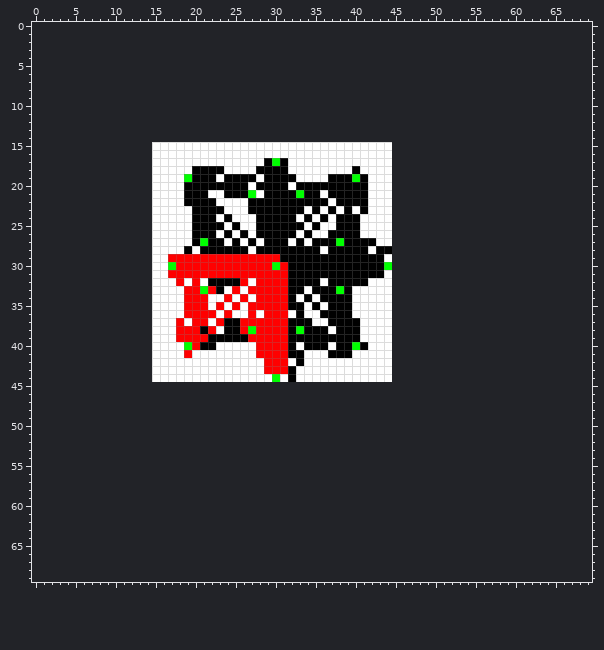
One commit to this sprite sheet: output_test_path.png. Above: the version before the commit.
The file is 30x30 pixels. The old version is drawn lined up with the new one, on the new canvas.
After the commit:
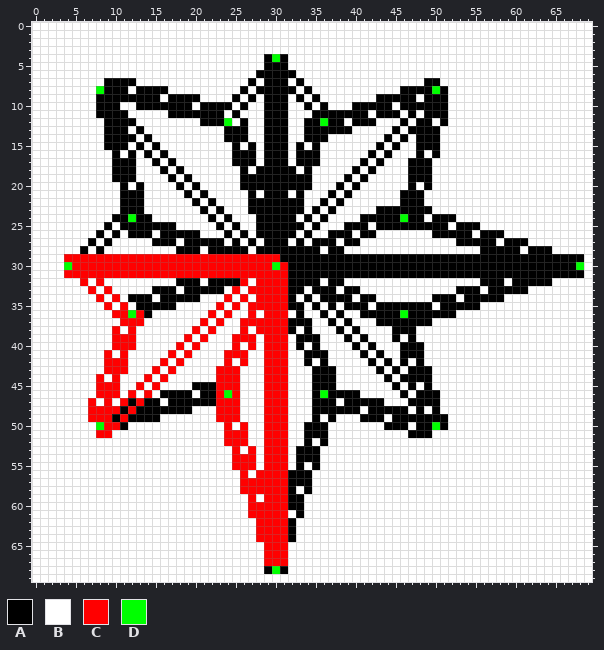
Palette (. is transparent): A #000000  B #ffffff  C #ff0000  D #00ff00
What changed:
canvas 30x30 -> 70x70, the old top-left corner now at 15,15
Changed rows in their new state; - is an unchanged pixel.
first column x 0:
 0 BBBBBBBBBBBBBBBBBBBBBBBBBBBBBBBBBBBBBBBBBBBBBBBBBBBBBBBBBBBBBBBBBBBBBB
 1 BBBBBBBBBBBBBBBBBBBBBBBBBBBBBBBBBBBBBBBBBBBBBBBBBBBBBBBBBBBBBBBBBBBBBB
 2 BBBBBBBBBBBBBBBBBBBBBBBBBBBBBBBBBBBBBBBBBBBBBBBBBBBBBBBBBBBBBBBBBBBBBB
 3 BBBBBBBBBBBBBBBBBBBBBBBBBBBBBBBBBBBBBBBBBBBBBBBBBBBBBBBBBBBBBBBBBBBBBB
 4 BBBBBBBBBBBBBBBBBBBBBBBBBBBBBADABBBBBBBBBBBBBBBBBBBBBBBBBBBBBBBBBBBBBB
 5 BBBBBBBBBBBBBBBBBBBBBBBBBBBBBAAABBBBBBBBBBBBBBBBBBBBBBBBBBBBBBBBBBBBBB
 6 BBBBBBBBBBBBBBBBBBBBBBBBBBBBAAAAABBBBBBBBBBBBBBBBBBBBBBBBBBBBBBBBBBBBB
 7 BBBBBBBBBAAAABBBBBBBBBBBBBBABAAABABBBBBBBBBBBBBBBAABBBBBBBBBBBBBBBBBBB
 8 BBBBBBBBDAAABAAAABBBBBBBBBABAAAAABABBBBBBBBBBBAAAADABBBBBBBBBBBBBBBBBB
 9 BBBBBBBBAAAAAAAABAAAABBBBABABAAABABABBBBBBBAAAAABAAABBBBBBBBBBBBBBBBBB
10 BBBBBBBBAAABBAAAAAAABAAAABABBAAABBABABBBAAAAABAAAAAABBBBBBBBBBBBBBBBBB
11 BBBBBBBBAAAABBBBBAAAAAAABABBBAAABBBAAAAAAABAAABABAAABBBBBBBBBBBBBBBBBB
12 BBBBBBBBBAAAABBBBBBBBAAADBABBAAABBAADAABAAABBBABAABABBBBBBBBBBBBBBBBBB
13 BBBBBBBBBAAABABBBBBBBBBBAAABBAAABBAAAAAABBBBBABAAAABBBBBBBBBBBBBBBBBBB
14 BBBBBBBBBAAAABABBBBBBBBBAAABBAAABBAAABBBBBBBABABAAABBBBBBBBBBBBBBBBBBB
15 BBBBBBBBBAAABABA---------A-A-AAA-A-A-------A-ABBAAABBBBBBBBBBBBBBBBBBB
16 BBBBBBBBBBABABA-A--------AAA-AAA-AAA------A-ABBBABABBBBBBBBBBBBBBBBBBB
17 BBBBBBBBBBAAABBA-A-------AAA--A--AAA-----A-A-BBAAABBBBBBBBBBBBBBBBBBBB
18 BBBBBBBBBBAAABB-A-A-BBBB--A-----A-A-------A--BBAAABBBBBBBBBBBBBBBBBBBB
19 BBBBBBBBBBAAABB--A-ABBB-BB--A----AA--BB-B----BBAAABBBBBBBBBBBBBBBBBBBB
20 BBBBBBBBBBBABAB---AB-BBBBB-A----A--BBB-B-B---BBABABBBBBBBBBBBBBBBBBBBB
21 BBBBBBBBBBBAAAB-----B---BBBA----BABB--B-BB---BAAABBBBBBBBBBBBBBBBBBBBB
22 BBBBBBBBBBBAAAB----B-B------------BB---BBB---BAAABBBBBBBBBBBBBBBBBBBBB
23 BBBBBBBBBBBAAAB-----B-B----------------B-B-AAAAAAABBBBBBBBBBBBBBBBBBBB
24 BBBBBBBBBBAADAA-----BB----------------BBBAAAAADAABAAABBBBBBBBBBBBBBBBB
25 BBBBBBBBBABAAAAAAA--BBB---------------B--A-AAAAAAAAABAAABBBBBBBBBBBBBB
26 BBBBBBBBABABAAA-AAAA-BB-----------------BAA--BBBBBAAAAABAAABBBBBBBBBBB
27 BBBBBBBABABBBBBAAA-A-A----------------B--BB--BBBBBBBBAAAAABAAABBBBBBBB
28 BBBBBBABABBBBBB---A-AB-----------------BBB-BBBBBBBBBBBBBAAAAABAAABBBBB
29 BBBBCCCCCCCCCCCCC---------------------------AAAAAAAAAAAAAAAAAAAAAAAAAB
30 BBBBDCCCCCCCCCCCCC--------------------------AAAAAAAAAAAAAAAAAAAAAAAADB
31 BBBBCCCCCCCCCCCCC---------------------------AAAAAAAAAAAAAAAAAAAAAAAAAB
32 BBBBBBCBCBBBBBB---AAA------------------BBB---BBBBBBBBBBBAAABAAAAABBBBB
33 BBBBBBBCBCBBBBBAAA-AAAA---------------B-A----BBBBBBBBAAABAAAAABBBBBBBB
34 BBBBBBBBCBCBAAA-AAAAAB-------------------AA--BBBBBAAABAAAAABBBBBBBBBBB
35 BBBBBBBBBCBCBAAAAA-BBB----------------B-AA-AAAAAAABAAAAABBBBBBBBBBBBBB
36 BBBBBBBBBBCCDCA----BBB---------------B-B-AAAAADAAAAAABBBBBBBBBBBBBBBBB
37 BBBBBBBBBBBCCCB---B-B---BB------------B-B--AAAAAAABBBBBBBBBBBBBBBBBBBB
38 BBBBBBBBBBCBCBB---BB-B--BB-B-----B-BB--B-----AAABBBBBBBBBBBBBBBBBBBBBB
39 BBBBBBBBBBCCCBB---B-B-BBBCC-B---B---BBB-BA---ABABBBBBBBBBBBBBBBBBBBBBB
40 BBBBBBBBBBCCCBB---CB-BB--C-CB---BAB-B-BBABA--BAAABBBBBBBBBBBBBBBBBBBBB
41 BBBBBBBBBCBCBBB--C------CCC-B---BBAAABBB-A-A-BAAABBBBBBBBBBBBBBBBBBBBB
42 BBBBBBBBBCCCBBB-C-C-----C-C------BA-A-----A-ABABABBBBBBBBBBBBBBBBBBBBB
43 BBBBBBBBBCCCBBBC-C-----CCC------B--AAA-----A-ABAAABBBBBBBBBBBBBBBBBBBB
44 BBBBBBBBCBCBBBC-C------CCC---CCCB--AAA------ABAAAABBBBBBBBBBBBBBBBBBBB
45 BBBBBBBBCCCBBCBCBBBBAAACCCBBBCCCBBBAAABBBBBBBABABABBBBBBBBBBBBBBBBBBBB
46 BBBBBBBBCCCBCBCBAAAABAACDCBBBCCCBBBADAAAABBBBBABAAABBBBBBBBBBBBBBBBBBB
47 BBBBBBBCBCBCACAABAAAAAACCCBBBCCCBBBAAABAAAAABBBAAAABBBBBBBBBBBBBBBBBBB
48 BBBBBBBCCCCACAAAAAAABBBCCCBBBCCCBBBAAAAAABAAAAABABABBBBBBBBBBBBBBBBBBB
49 BBBBBBBCCCACAAAABBBBBBBCCCBBBCCCBBBABABBBAAABAAAAAAABBBBBBBBBBBBBBBBBB
50 BBBBBBBBDCCABBBBBBBBBBBBCBCBBCCCBBAAABBBBBBBAAABAADABBBBBBBBBBBBBBBBBB
51 BBBBBBBBCCBBBBBBBBBBBBBBCCCBBCCCBBAAABBBBBBBBBBAAABBBBBBBBBBBBBBBBBBBB
52 BBBBBBBBBBBBBBBBBBBBBBBBCCCBBCCCBBABABBBBBBBBBBBBBBBBBBBBBBBBBBBBBBBBB
53 BBBBBBBBBBBBBBBBBBBBBBBBBCBCBCCCBAAABBBBBBBBBBBBBBBBBBBBBBBBBBBBBBBBBB
54 BBBBBBBBBBBBBBBBBBBBBBBBBCCCBCCCBAAABBBBBBBBBBBBBBBBBBBBBBBBBBBBBBBBBB
55 BBBBBBBBBBBBBBBBBBBBBBBBBCCCBCCCBABABBBBBBBBBBBBBBBBBBBBBBBBBBBBBBBBBB
56 BBBBBBBBBBBBBBBBBBBBBBBBBBCBCCCCAAABBBBBBBBBBBBBBBBBBBBBBBBBBBBBBBBBBB
57 BBBBBBBBBBBBBBBBBBBBBBBBBBCCCCCCAAABBBBBBBBBBBBBBBBBBBBBBBBBBBBBBBBBBB
58 BBBBBBBBBBBBBBBBBBBBBBBBBBCCCCCCABABBBBBBBBBBBBBBBBBBBBBBBBBBBBBBBBBBB
59 BBBBBBBBBBBBBBBBBBBBBBBBBBBCBCCCAABBBBBBBBBBBBBBBBBBBBBBBBBBBBBBBBBBBB
60 BBBBBBBBBBBBBBBBBBBBBBBBBBBCCCCCAABBBBBBBBBBBBBBBBBBBBBBBBBBBBBBBBBBBB
61 BBBBBBBBBBBBBBBBBBBBBBBBBBBCCCCCBABBBBBBBBBBBBBBBBBBBBBBBBBBBBBBBBBBBB
62 BBBBBBBBBBBBBBBBBBBBBBBBBBBBCCCCABBBBBBBBBBBBBBBBBBBBBBBBBBBBBBBBBBBBB
63 BBBBBBBBBBBBBBBBBBBBBBBBBBBBCCCCABBBBBBBBBBBBBBBBBBBBBBBBBBBBBBBBBBBBB
64 BBBBBBBBBBBBBBBBBBBBBBBBBBBBCCCCABBBBBBBBBBBBBBBBBBBBBBBBBBBBBBBBBBBBB
65 BBBBBBBBBBBBBBBBBBBBBBBBBBBBBCCCBBBBBBBBBBBBBBBBBBBBBBBBBBBBBBBBBBBBBB
66 BBBBBBBBBBBBBBBBBBBBBBBBBBBBBCCCBBBBBBBBBBBBBBBBBBBBBBBBBBBBBBBBBBBBBB
67 BBBBBBBBBBBBBBBBBBBBBBBBBBBBBCCCBBBBBBBBBBBBBBBBBBBBBBBBBBBBBBBBBBBBBB
68 BBBBBBBBBBBBBBBBBBBBBBBBBBBBBADABBBBBBBBBBBBBBBBBBBBBBBBBBBBBBBBBBBBBB
69 BBBBBBBBBBBBBBBBBBBBBBBBBBBBBBBBBBBBBBBBBBBBBBBBBBBBBBBBBBBBBBBBBBBBBB
Where, in picture pixels (left, top, right, bottom), the same in both pictures:
changed: (32, 22, 592, 582)
